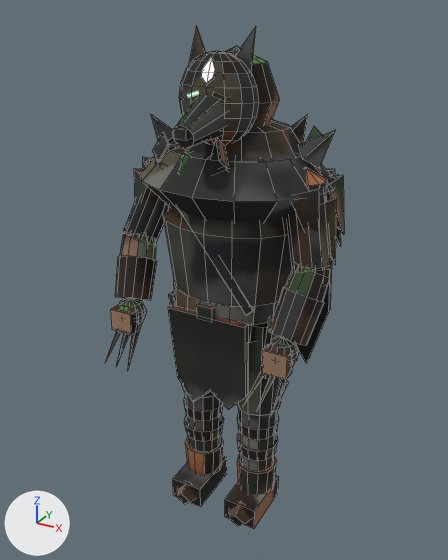
The Blender file assets/models/src/grove_skinwearer.blend: old version first, new version second.
Before and after are seen from a 50 mm camera at (0.972, -1.819, 1.871) aimed at (-0.045, 0.031, 0.946). The axes (+X, +Y, +Z) are drawn at lower left. The lights are the same throughout. The older version comes first. Mesh edges are drawn as thin lines.

The older version as bpy lines, for what is in view:
```python
me_groveskinwearermesh = bpy.data.meshes.new('GroveSkinwearerMesh')
me_groveskinwearermesh.from_pydata(...)  # 1686 vertices, 1350 faces; spans x -0.4..0.4, y -0.34..0.41, z -0.01..1.82
me_groveskinwearermesh.polygons.foreach_set('use_smooth', [True] * 1350)
me_groveskinwearermesh.materials.append(mat_groveskinwearermesh_baked)
ob_groveskinwearermesh = bpy.data.objects.new('GroveSkinwearerMesh', me_groveskinwearermesh)
ob_groveskinwearermesh.location = (0.0, 0.0, 0.0)
```
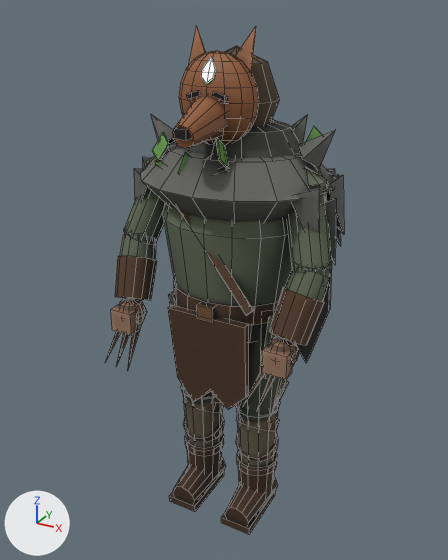
Boxes [x1, y1, x2, y2] around the edits, measured in the pictures (448 x 560 px):
'GroveSkinwearerMesh', reshaped: before [105, 26, 344, 529]; after [105, 26, 344, 534]
part 1 of me_groveskinwearermesh, added: after [170, 472, 224, 512]
part 2 of me_groveskinwearermesh, added: after [187, 449, 222, 477]
part 3 of me_groveskinwearermesh, added: after [185, 433, 224, 456]
part 4 of me_groveskinwearermesh, added: after [221, 491, 276, 534]
part 5 of me_groveskinwearermesh, added (brown): after [238, 467, 275, 498]
part 6 of me_groveskinwearermesh, added: after [237, 449, 277, 476]
part 7 of me_groveskinwearermesh, rebuilt: before [184, 415, 224, 442]; after [183, 416, 224, 441]
part 8 of me_groveskinwearermesh, rebuilt: before [237, 413, 279, 440]; after [237, 419, 280, 431]
part 9 of me_groveskinwearermesh, rebuilt: before [237, 433, 278, 461]; after [236, 432, 278, 461]
part 10 of me_groveskinwearermesh, rebuilt: before [184, 398, 223, 421]; after [183, 401, 224, 413]
part 11 of me_groveskinwearermesh, rebuilt: before [173, 456, 227, 507]; after [173, 458, 225, 503]
part 12 of me_groveskinwearermesh, rebuilt: before [225, 475, 279, 529]; after [225, 477, 277, 525]
part 13 of me_groveskinwearermesh, deleted: before [237, 454, 277, 495]
part 14 of me_groveskinwearermesh, deleted: before [185, 437, 223, 475]
part 15 of me_groveskinwearermesh, deleted: before [176, 480, 196, 504]
part 16 of me_groveskinwearermesh, deleted: before [228, 501, 250, 526]
part 17 of me_groveskinwearermesh, built on: before [176, 304, 282, 472]; after [181, 323, 280, 467]
part 18 of me_groveskinwearermesh, surface changed: [107, 26, 344, 467] in both

The change, as a diff of the scene's bpy script:
```diff
--- a/assets/models/src/grove_skinwearer.blend.py
+++ b/assets/models/src/grove_skinwearer.blend.py
@@ me_groveskinwearermesh @@
 # used by ob_groveskinwearermesh; location = (0.0, 0.0, 0.0)
-me_groveskinwearermesh.from_pydata(...)  # 1686 vertices, 1350 faces; spans x -0.4..0.4, y -0.34..0.41, z -0.01..1.82
+me_groveskinwearermesh.from_pydata(...)  # 1826 vertices, 1482 faces; spans x -0.4..0.4, y -0.34..0.41, z -0.01..1.82
+# me_groveskinwearermesh part 1: a new loose piece, a box spanning x -0.184..-0.061, y -0.184..0.061, z 0.0..0.03, in mat_groveskinwearermesh_baked
+# me_groveskinwearermesh part 2: a new loose piece, a 12-sided cylinder along z spanning x -0.2..-0.05, y -0.08..0.08, z 0.05..0.21, in mat_groveskinwearermesh_baked
+# me_groveskinwearermesh part 3: a new loose piece, a 12-sided cylinder along z spanning x -0.204..-0.041, y -0.082..0.082, z 0.19..0.23, in mat_groveskinwearermesh_baked
+# me_groveskinwearermesh part 4: a new loose piece, a box spanning x 0.061..0.184, y -0.184..0.061, z 0.0..0.03, in mat_groveskinwearermesh_baked
+# me_groveskinwearermesh part 5: a new loose piece, a 12-sided cylinder along z spanning x 0.05..0.2, y -0.08..0.08, z 0.05..0.21, in mat_groveskinwearermesh_baked
+# me_groveskinwearermesh part 6: a new loose piece, a 12-sided cylinder along z spanning x 0.041..0.204, y -0.082..0.082, z 0.19..0.23, in mat_groveskinwearermesh_baked
+# me_groveskinwearermesh part 7: the loose piece of 28 vertices spanning x -0.2..-0.04, y -0.08..0.08, z 0.26..0.31 is rebuilt with 24 vertices and now spans x -0.21..-0.04, y -0.08..0.08, z 0.24..0.36
+# me_groveskinwearermesh part 8: the loose piece of 28 vertices spanning x 0.04..0.2, y -0.08..0.08, z 0.36..0.41 is rebuilt with 24 vertices and now spans x 0.04..0.21, y -0.08..0.08, z 0.34..0.46
+# me_groveskinwearermesh part 9: the loose piece of 28 vertices spanning x 0.04..0.2, y -0.08..0.08, z 0.26..0.31 is rebuilt with 24 vertices and now spans x 0.04..0.21, y -0.08..0.08, z 0.24..0.36
+# me_groveskinwearermesh part 10: the loose piece of 28 vertices spanning x -0.2..-0.04, y -0.08..0.08, z 0.36..0.41 is rebuilt with 24 vertices and now spans x -0.21..-0.04, y -0.08..0.08, z 0.34..0.46
+# me_groveskinwearermesh part 11: the loose piece of 8 vertices spanning x -0.19..-0.06, y -0.15..0.08, z 0.0..0.09 is rebuilt with 24 vertices and now spans x -0.2..-0.05, y -0.18..0.06, z -0.01..0.14
+# me_groveskinwearermesh part 12: the loose piece of 8 vertices spanning x 0.06..0.19, y -0.15..0.08, z 0.0..0.09 is rebuilt with 24 vertices and now spans x 0.05..0.2, y -0.18..0.06, z -0.01..0.14
+# me_groveskinwearermesh part 13: the loose piece of 24 vertices spanning x 0.04..0.2, y -0.08..0.08, z 0.08..0.2 is deleted
+# me_groveskinwearermesh part 14: the loose piece of 24 vertices spanning x -0.2..-0.04, y -0.08..0.08, z 0.08..0.2 is deleted
+# me_groveskinwearermesh part 15: the loose piece of 8 vertices spanning x -0.18..-0.06, y -0.18..-0.11, z -0.01..0.1 is deleted
+# me_groveskinwearermesh part 16: the loose piece of 8 vertices spanning x 0.06..0.18, y -0.18..-0.11, z -0.01..0.1 is deleted
+# me_groveskinwearermesh part 17: 34 vertices moved from x -0.19..0.19, y -0.08..0.07, z 0.2..0.47 to x -0.19..0.19, y -0.09..0.07, z 0.21..0.47; 40 vertices removed from x -0.23..0.23, y -0.11..0.11, z 0.48..0.86; 116 vertices added at x -0.23..0.23, y -0.11..0.11, z 0.39..0.92
+# me_groveskinwearermesh part 18: 1201 kept faces spanning x -0.4..0.4, y -0.34..0.41, z 0.21..1.82 get new texture (UV) coordinates
 me_groveskinwearermesh.materials.append(mat_groveskinwearermesh_baked)
```
